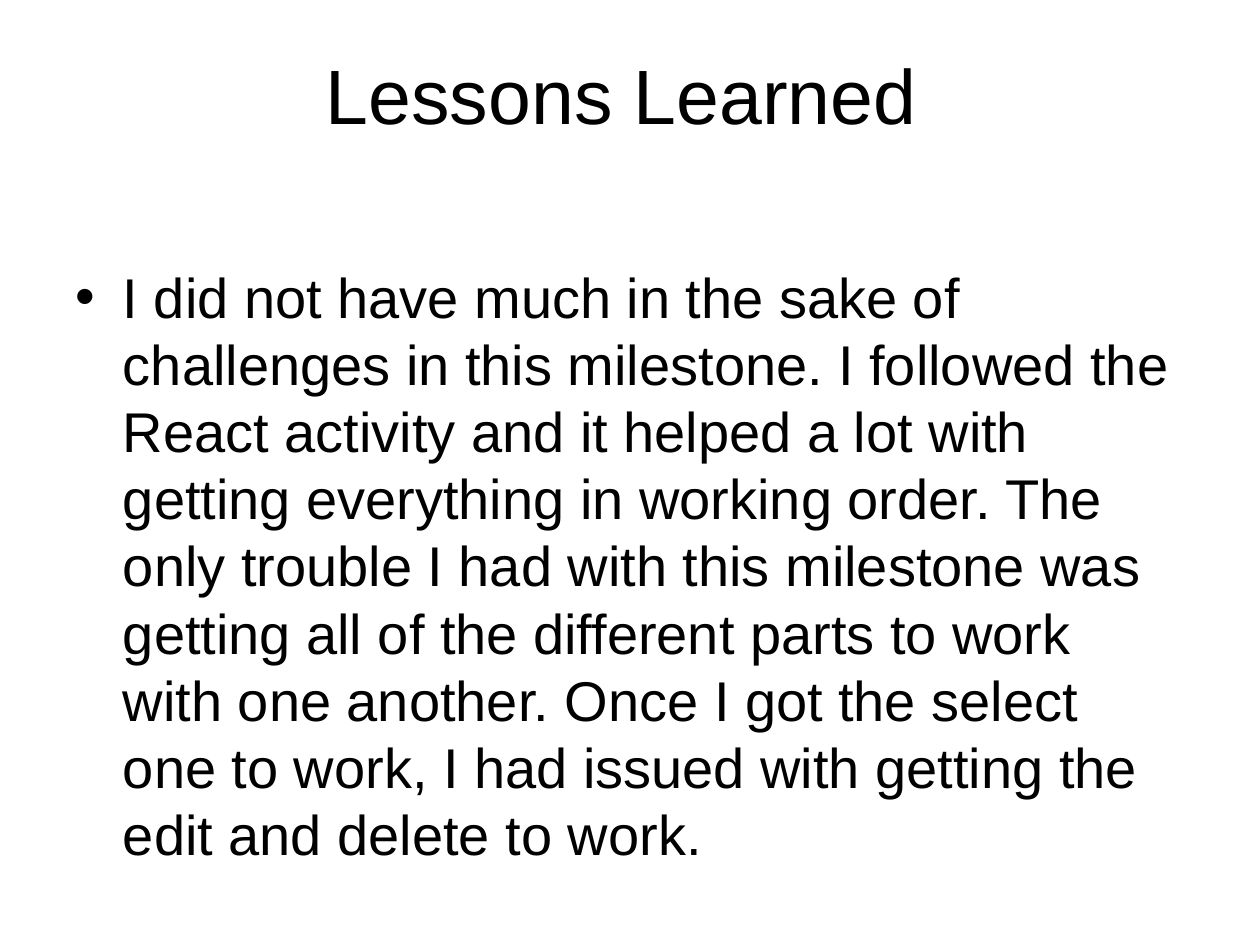
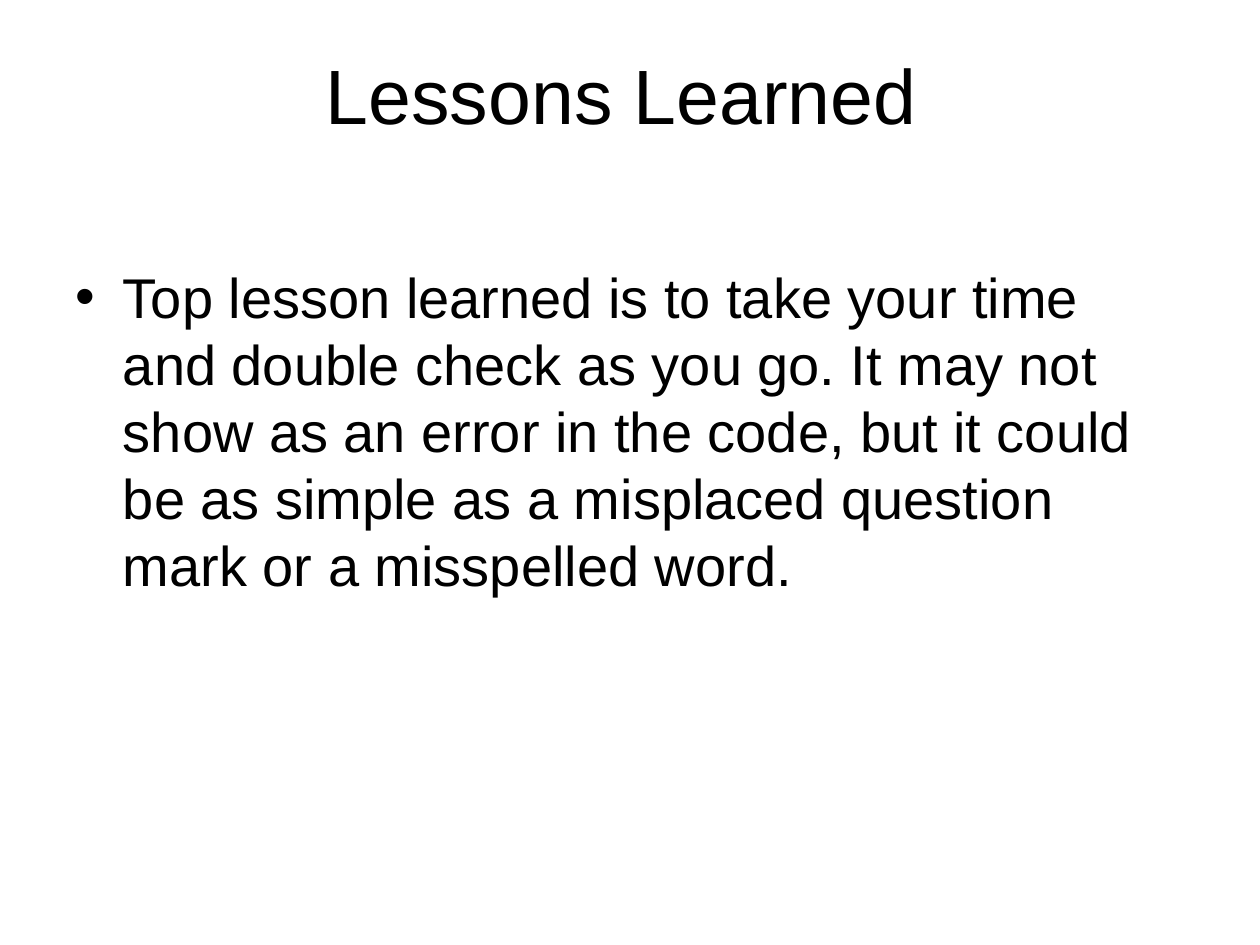
Before and after one commit to rcoon1/CST-391, a slide deck: slide 5 of Milestones/Milestone 6/Milestone6Rcoon.pptx. Drawn at 1260x945 pixels with LibreOffice and Linux fonts; fonts in the diff are those of the drawing; background and template pictures are left out. Boxes give left, top, right and bottom in pixels: in the first picture for what was removed or moved away, otherwise in the second. Text is boxed around its words. In the diff, an @@ line names an element or a change of style, - is before the commit and + after.

```diff
--- a/Milestones/Milestone 6/Milestone6Rcoon.pptx
+++ b/Milestones/Milestone 6/Milestone6Rcoon.pptx
@@ text at (123, 277, 1131, 597): text changed @@
-• I did not have much in the sake of challenges in this milestone. I followed the React activity and it helped a lot with getting everything in working order. The only trouble I had with this milestone was getting all of the different parts to work with one another. Once I got the select one to work, I had issued with getting the edit and delete to work.
+• Top lesson learned is to take your time and double check as you go. It may not show as an error in the code, but it could be as simple as a misplaced question mark or a misspelled word.
```
Also in this commit, not shown: 6 other slides changed, 3 slides added, 1 slide removed, 1 other file.
